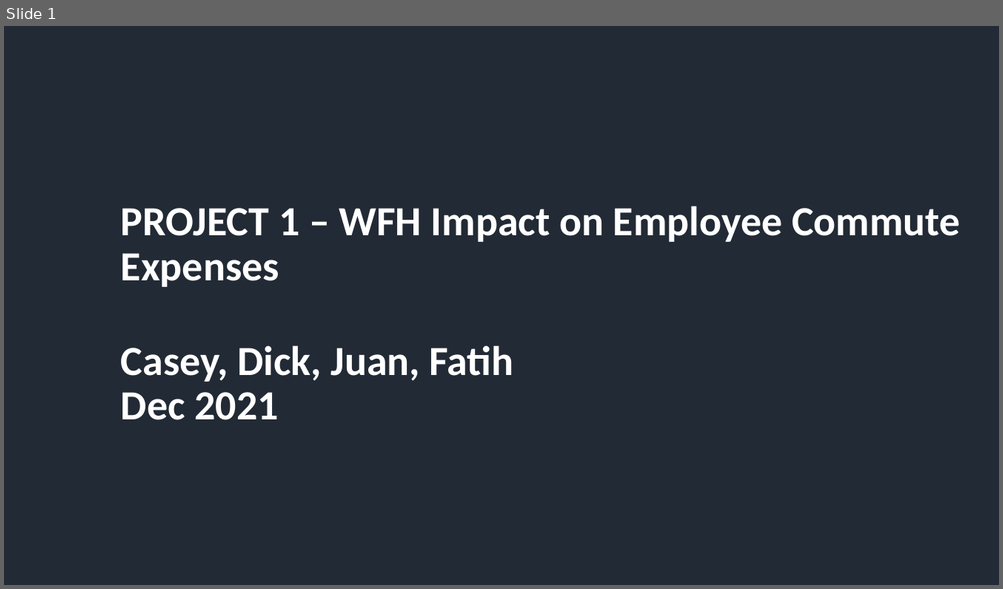
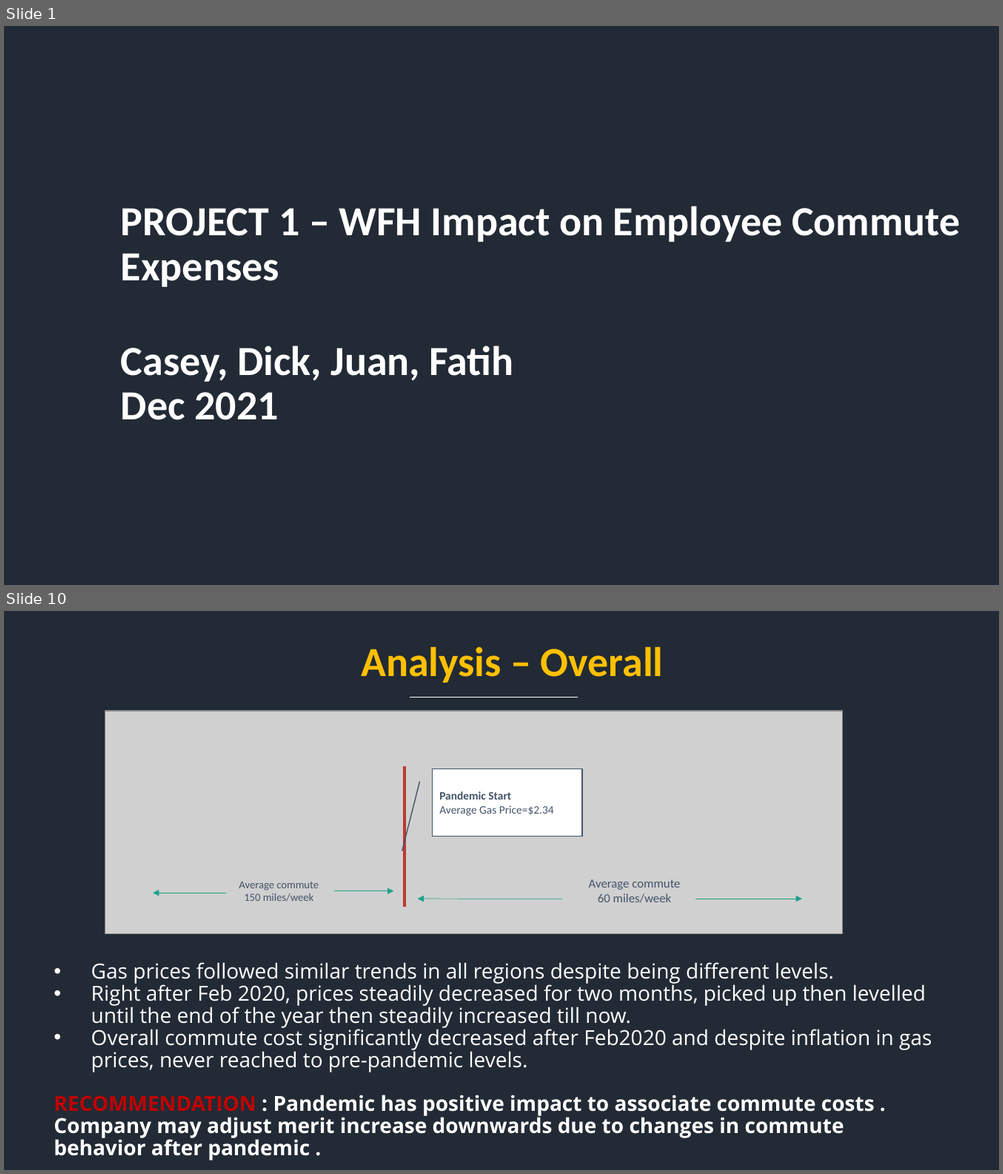
Before and after one commit to thayercasey/project_1, a slide deck: Wfh_Impact_on_Commute_Costs.pptx. Shown one above the other, each under a label of ours: slide 1 before the commit, slides 1 and 10 after it; the slides between them are not shown. The pictures are 1003x589 and 1003x1174 pixels, drawn with LibreOffice and Linux fonts; fonts in the diff are those of the drawing; grey boxes stand for pictures. Boxes give left, top, right and bottom in pixels: in the first picture for what was removed or moved away, otherwise in the second. Text is boxed around its words. In the diff, an @@ line names an element or a change of style, - is before the commit and + after.

```diff
--- a/Wfh_Impact_on_Commute_Costs.pptx
+++ b/Wfh_Impact_on_Commute_Costs.pptx
@@ slide 10 added at [4, 611, 999, 1170], background #222A34 @@
@@ text added at [361, 647, 663, 683], 40 pt, text #FFC000, bold @@
+Analysis – Overall
@@ line added from (409, 698) to (578, 698), #FFFFFF 1 pt @@
@@ picture added at [105, 711, 842, 934] @@
@@ line added from (404, 767) to (404, 907), #BD392F 2.5 pt @@
@@ border callout added at [432, 769, 582, 836], fill #FFFFFF, outline #445469 1 pt, 11 pt, text #445469 @@
+Pandemic Start
+Average Gas Price=$2.34
@@ arrow added from (225, 893) to (153, 893), #1EA185 0.5 pt @@
@@ text added at [239, 881, 318, 902], 10.5 pt, text #445469 @@
+Average commute
+150 miles/week
@@ arrow added from (334, 891) to (393, 891), #1EA185 0.5 pt @@
@@ arrow added from (562, 899) to (418, 899), #1EA185 0.5 pt @@
@@ text added at [589, 880, 680, 903], 12 pt, text #445469 @@
+Average commute
+60 miles/week
@@ arrow added from (696, 899) to (802, 899), #1EA185 0.5 pt @@
@@ text added at [54, 963, 931, 1161], 20 pt, text #FFFFFF @@
+• Gas prices followed similar trends in all regions despite being different levels.
+• Right after Feb 2020, prices steadily decreased for two months, picked up then levelled until the end of the year then steadily increased till now.
+• Overall commute cost significantly decreased after Feb2020 and despite inflation in gas prices, never reached to pre-pandemic levels.
+RECOMMENDATION : Pandemic has positive impact to associate commute costs . Company may adjust merit increase downwards due to changes in commute behavior after pandemic .
```
Also in this commit, not shown: 1 slide changed, 7 other slides added, 4 slides removed, 1 other file.
